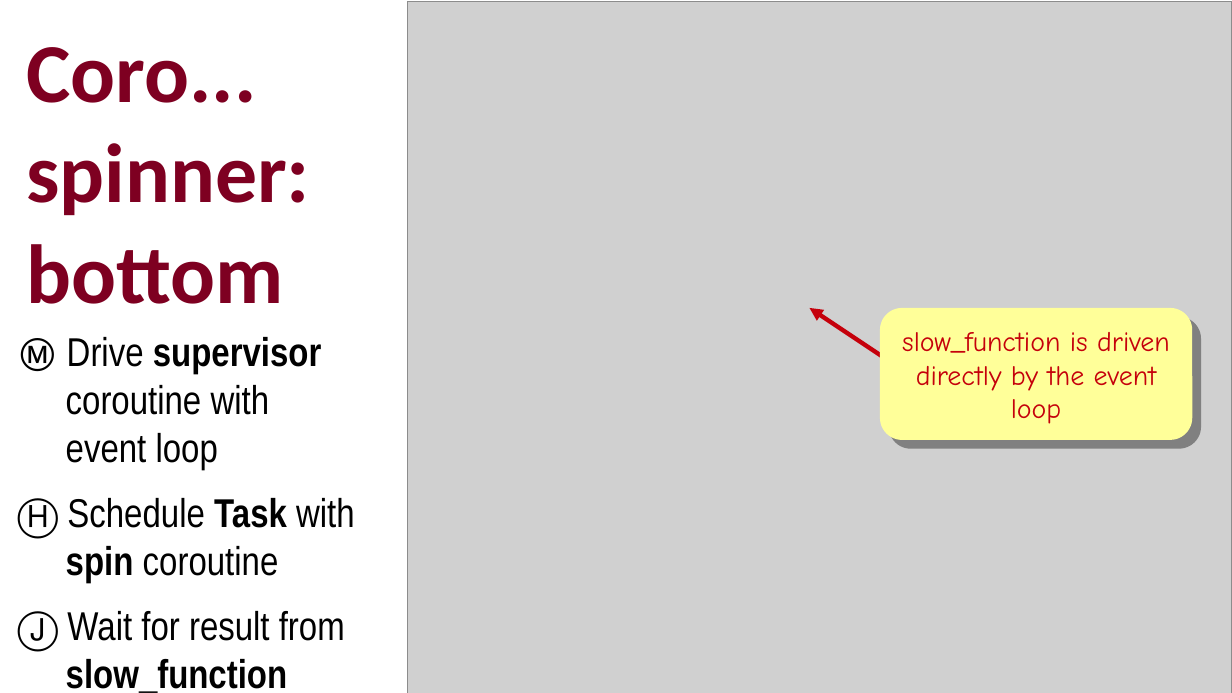
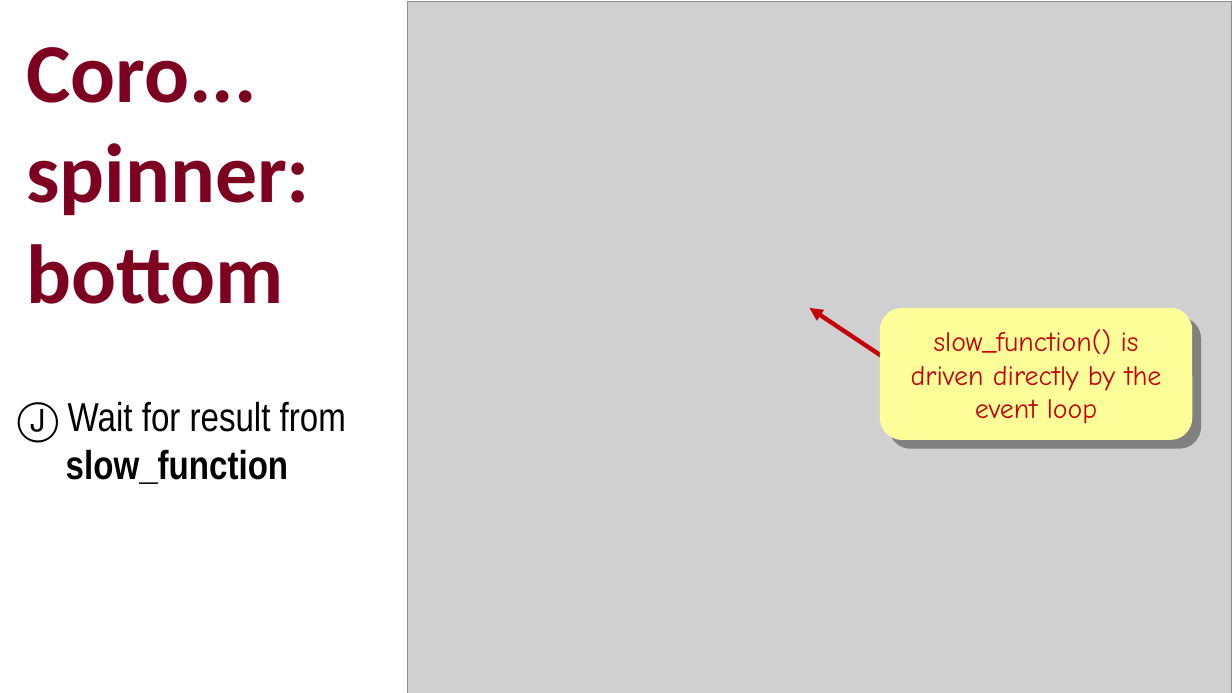
Before and after one commit to ramalho/platespinning, a slide deck: slide 20 of plate-spinning-oscon-eu.odp (slide 19 before the commit). Drawn at 1232x693 pixels with LibreOffice and Linux fonts; fonts in the diff are those of the drawing; grey boxes stand for pictures. Boxes give left, top, right and bottom in pixels: in the first picture for what was removed or moved away, otherwise in the second. Text is boxed around its words. In the diff, an @@ line names an element or a change of style, - is before the commit and + after.

```diff
--- a/plate-spinning-oscon-eu.odp
+++ b/plate-spinning-oscon-eu.odp
@@ text "Ⓙ Wait for result from ..." at (17,401,346,484): size 25.9 to 26 pt @@
@@ text at (17,337,355,583): paragraphs removed @@
-Ⓜ Drive supervisor coroutine with
-event loop
-Ⓗ Schedule Task with
-spin coroutine
@@ text in rounded rectangle at (919,332,1162,424): text changed @@
-slow_function is driven directly by the event loop
+slow_function() is driven directly by the event loop
```
Also in this commit, not shown: 12 other slides changed, 4 slides added, 1 slide removed, 3 other files.
